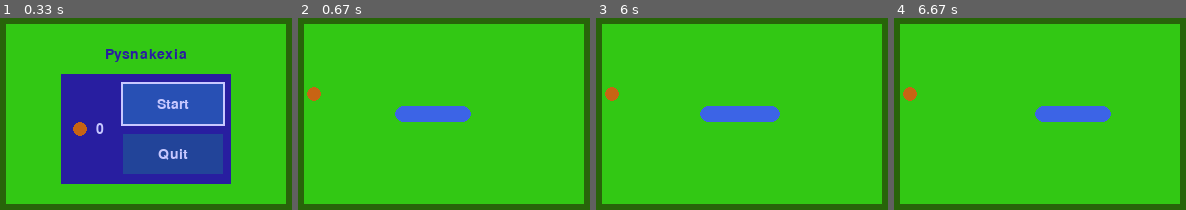
Above: before the commit, frames 1-4 (left to right).
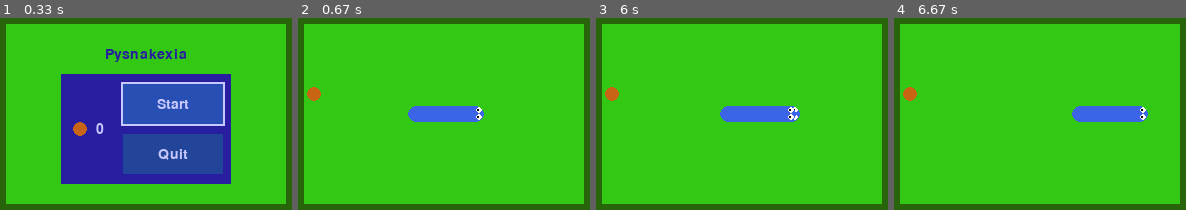
Above: after the commit, the same moments.

Repository: thornySoap/pysnakexia8
Game: pygame game, started from src/main/main.py
The game is run twice, just before and just after one commit, with the same random seed, the same clock (stepped at 60 frames per second) and the same inputs.
Inputs:
- Up to frame 1 (0.33 s): no input
- Up to frame 2 (0.67 s): tap Enter at 0.33 s
- Up to frame 3 (6 s): tap Esc at 0.67 s; hold Up 1.5-1.97 s; hold Down 3.07-3.37 s; hold Up 3.83-4.2 s; hold Down 4.9-5.27 s; tap Enter at 5.8 s
- Up to frame 4 (6.67 s): hold Right 6.13-6.6 s; hold Up from 6.63 s (still down)

Frame 1 is identical in both runs. In frame 2, 0.7% of the frame differs, in the area x 33-64%, y 45-55%; in frame 3, 1.1%; in frame 4, 2.1%, in the area x 48-87%, y 45-55%.

Commit message:
Add eyes to snake

Diff:
--- a/src/main/main.py
+++ b/src/main/main.py
@@ -16,7 +16,7 @@
             return iter((self.d, self.a))
 
     def __init__(self):
-        self.FPS = 16
+        self.FPS = 40
         self.SCREEN_SIZE = Vector2(318, 212)
         self.FIELD_RECT = Rect(19, 16, 280, 180)
 
@@ -38,7 +38,8 @@
         self.GRID_RECT = Rect(0, 0, 14, 9)
         self.SQUARE_SIZE = 20
         self.SNAKE_RADIUS = 8
-        self.SNAKE_SPEED = 2.6  # High speed needs higher FPS
+        self.EYE_RADIUS = 3
+        self.SNAKE_SPEED = 4  # High speed needs higher FPS
         self.APPLE_RADIUS = 7
 
         self.COLOR = {"bg": Color(40, 100, 10),
@@ -47,6 +48,9 @@
                       "menu_fg": Color(200, 200, 255),
                       "btn": Color(40, 80, 180),
                       "snake": Color(60, 100, 230),
+                      "eye": Color(250, 250, 250),
+                      "eye_pupil": Color(5, 5, 5),
+                      "eye_closed": Color(40, 70, 170),
                       "apple": Color(200, 100, 20)}
 
         pygame.init()
@@ -129,7 +133,8 @@
                 self.in_game = True
             self.screen_refresh()
         else:
-            self.screen_refresh()
+            if not self.in_game:
+                self.screen_refresh()
             self.game_paused = True
             self.screen_refresh()
 
@@ -231,6 +236,8 @@
                                       subtract_1=True),
                   width=self.SNAKE_RADIUS * 2)
 
+        self.draw_snake_eyes(offset)
+
         self.game_ticks += 1
 
     def draw_snake_end(self, offset):
@@ -260,6 +267,29 @@
                       ),
                       width=self.SNAKE_RADIUS * 2)
 
+    def draw_snake_eyes(self, offset):
+        def draw_eye():
+            draw.circle(self.screen, self.COLOR["eye" if self.in_game else "eye_closed"], pos, self.EYE_RADIUS)
+
+        v = self.get_dir_vect(self.turn_round(self.snake[0].d))
+        pos = self.get_screen_pos(self.snake_head) + offset
+        offset = v * self.EYE_RADIUS * 1.2
+        pos += offset
+        offset = Vector2(offset.y, offset.x)
+        pos += offset
+        draw_eye()
+        pos -= offset * 2
+        draw_eye()
+        if self.in_game:
+            if not self.eating_apple:
+                v = (self.apple_pos - self.snake_head).normalize()
+            else:
+                v = (self.snake_end - self.snake_head).normalize()
+            pos += v * self.EYE_RADIUS / 2
+            draw.circle(self.screen, self.COLOR["eye_pupil"], pos, 1)
+            pos += offset * 2
+            draw.circle(self.screen, self.COLOR["eye_pupil"], pos, 1)
+
     def screen_refresh(self):
         if self.game_paused:
             self.draw_text("Pysnakexia",
@@ -290,6 +320,7 @@
                           self.get_screen_pos(prev_pos, subtract_1=True),
                           self.get_screen_pos(pos, subtract_1=True),
                           width=self.SNAKE_RADIUS * 2)
+            self.draw_snake_eyes(Vector2(0))
 
     def reset_game(self):
         self.game_ticks = 0
